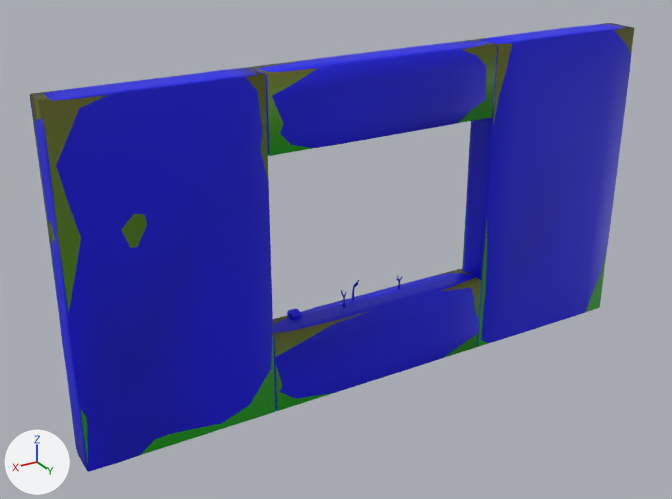
Two versions of the glTF model assets/environments/kits/oruvel_underway/tower_bay.glb, one commit apart.
Both versions are drawn from a camera (50 mm lens) standing at (4.55, 6.84, 4.86) and looking at (0.4, -0.08, 1.39). The lights are fixed; the arrows at lower left show +X, +Y and +Z. The first picture is the older version. Vertices at exactly the same position are counted once.

Objects in the first picture: 'tower_bay', 'tower_bay-lod1'.
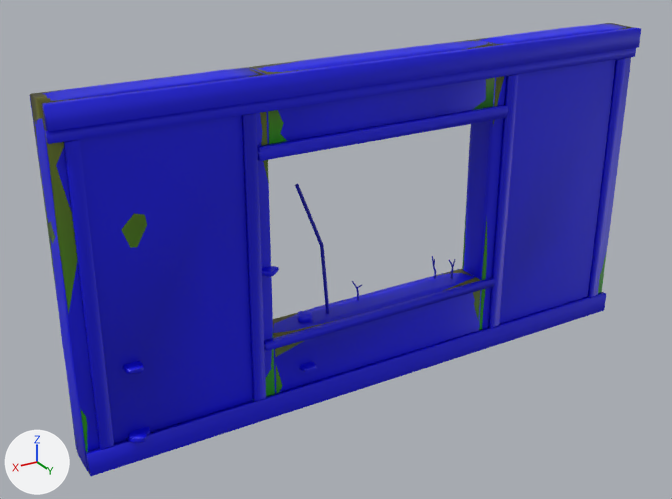
What changed in the scene script:
```text
Add mat_ou_sponge:
    mat_ou_sponge = bpy.data.materials.new('ou_sponge')
    # nodes: BsdfPrincipled, Mix, OutputMaterial, VertexColor
    # colours: white #e7e7e7, mixed with the vertex colours
Add mat_ou_coral_rose:
    mat_ou_coral_rose = bpy.data.materials.new('ou_coral_rose')
    # nodes: BsdfPrincipled, Mix, OutputMaterial, VertexColor
    # colours: white #e7e7e7, mixed with the vertex colours
Add mat_ou_iron:
    mat_ou_iron = bpy.data.materials.new('ou_iron')
    # nodes: BsdfPrincipled, Mix, OutputMaterial, VertexColor
    # colours: white #e7e7e7, mixed with the vertex colours
Change me_tower_bay:
    remove me_tower_bay.from_pydata(...)  # 709 vertices, 1279 faces; spans x -3.01..3.01, y -0.2..0.18, z -0.01..3.21
    add me_tower_bay.from_pydata(...)  # 1061 vertices, 1927 faces; spans x -3.01..3.01, y -0.2..0.3, z -0.01..3.21
    me_tower_bay part 1: a new loose piece, a box spanning x -2.995..2.995, y 0.175..0.235, z 0.005..0.215, in mat_ou_concrete
    me_tower_bay part 2: a new loose piece, a box spanning x -2.994..2.994, y 0.176..0.254, z 3.006..3.194, in mat_ou_concrete
    me_tower_bay part 3: a new loose piece, a box spanning x -2.996..2.996, y 0.174..0.216, z 2.904..2.996, in mat_ou_concrete
    me_tower_bay part 4: a new loose piece, a box spanning x -2.876..-2.764, y 0.174..0.216, z 0.224..2.896, in mat_ou_concrete
    me_tower_bay part 5: a new loose piece, a box spanning x -1.436..-1.324, y 0.174..0.216, z 0.224..2.896, in mat_ou_concrete
    me_tower_bay part 6: a new loose piece, a box spanning x 1.324..1.436, y 0.174..0.216, z 0.224..2.896, in mat_ou_concrete
    me_tower_bay part 7: a new loose piece, a box spanning x 2.764..2.876, y 0.174..0.216, z 0.224..2.896, in mat_ou_concrete
    me_tower_bay part 8: a new loose piece, a box spanning x -1.315..1.315, y 0.17..0.24, z 0.725..0.795, in mat_ou_concrete
    me_tower_bay part 9: a new loose piece, a box spanning x -1.315..1.315, y 0.17..0.24, z 2.505..2.615, in mat_ou_concrete
    me_tower_bay part 10: the loose piece of 56 vertices spanning x 0.78..0.9, y -0.17..-0.06, z 0.78..0.86 is copied, and the copy is multiplied about its middle by the matrix ((-1.114, 1.213, 0.04), (-1.291, -1.087, -0.005), (-0.017, 0.005, 0.948)), then moved by (1.69, 0.31, -0.57), in mat_ou_coral_rose; it spans x 2.43..2.64, y 0.08..0.3, z 0.21..0.28
    me_tower_bay part 11: the loose piece of 15 vertices spanning x 0.17..0.2, y -0.12..-0.1, z 0.8..0.94 is multiplied about its middle by the matrix ((0.981, 0.05, 0.167), (-0.054, 0.994, 0.018), (-0.166, -0.027, 0.982)), then moved by (-0.03, 0.04, 0.0)
    me_tower_bay part 12: the loose piece of 15 vertices spanning x -0.36..-0.33, y -0.1..-0.07, z 0.8..0.88 is scaled about its middle by (0.794, 0.948, 1.67), then moved by (-0.45, -0.02, 0.03)
    me_tower_bay part 13: the loose piece of 15 vertices spanning x 0.33..0.35, y -0.04..-0.01, z 0.8..0.9 is multiplied about its middle by the matrix ((1.346, -0.05, 0.093), (0.032, 1.326, 0.252), (-0.101, -0.249, 1.323)), then moved by (-1.28, 0.02, 0.02), in mat_ou_coral_teal
    me_tower_bay part 14: a new loose piece of 56 vertices spanning x 2.45..2.61, y 0.1..0.29, z 0.87..0.94, in mat_ou_sponge
    me_tower_bay part 15: a new loose piece of 16 vertices spanning x 0.52..0.8, y -0.13..0.02, z 0.8..2.11, in mat_ou_iron
    me_tower_bay part 16: 21 vertices moved from x 0.16..0.79, y -0.11..-0.03, z 0.8..1.02 to x 0.79..1.34, y -0.08..0.25, z 0.39..1.51; 98 vertices removed from x 0.15..0.9, y -0.17..-0.03, z 0.78..1.03; 146 vertices added at x 0.71..1.34, y -0.08..0.29, z 0.38..1.51
    other edits to the shape of me_tower_bay do not show in these pictures
    add me_tower_bay.materials.append(mat_ou_sponge)
    add me_tower_bay.materials.append(mat_ou_coral_rose)
    add me_tower_bay.materials.append(mat_ou_iron)
```

Location of each change, (x1, y1, x2, y2) in pixels of the pictures (672 x 499 px; the box of a moved part takes in the faces that stretch with it):
'tower_bay', reshaped: before (30, 24, 631, 472); after (30, 24, 641, 476)
part 1 of me_tower_bay, added: after (86, 292, 606, 476)
part 2 of me_tower_bay, added: after (42, 28, 641, 131)
part 3 of me_tower_bay, added: after (45, 48, 636, 144)
part 4 of me_tower_bay, added: after (588, 58, 626, 297)
part 5 of me_tower_bay, added: after (488, 74, 518, 328)
part 6 of me_tower_bay, added: after (242, 113, 266, 401)
part 7 of me_tower_bay, added: after (63, 140, 114, 449)
part 8 of me_tower_bay, added: after (264, 278, 495, 351)
part 9 of me_tower_bay, added: after (257, 105, 508, 161)
part 10 of me_tower_bay, added: after (129, 427, 150, 443)
part 11 of me_tower_bay, moved or reshaped: before (352, 287, 355, 300); after (356, 288, 359, 301)
part 12 of me_tower_bay, moved or reshaped: before (398, 281, 401, 289); after (433, 266, 436, 279)
part 13 of me_tower_bay, moved or reshaped: before (343, 298, 346, 307); after (451, 268, 453, 279)
part 14 of me_tower_bay, added: after (123, 361, 144, 374)
part 15 of me_tower_bay, added: after (295, 184, 330, 313)
part 16 of me_tower_bay, moved or reshaped: before (287, 280, 359, 319); after (262, 266, 317, 373)
